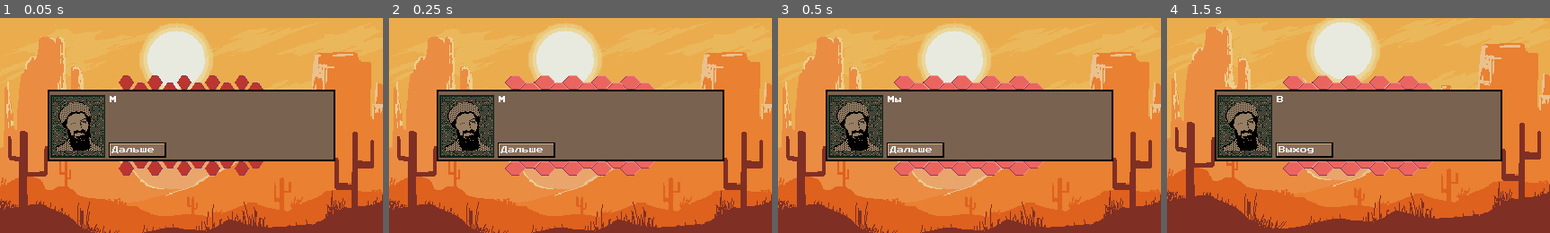
Above: before the commit, frames 1-4 (left to right).
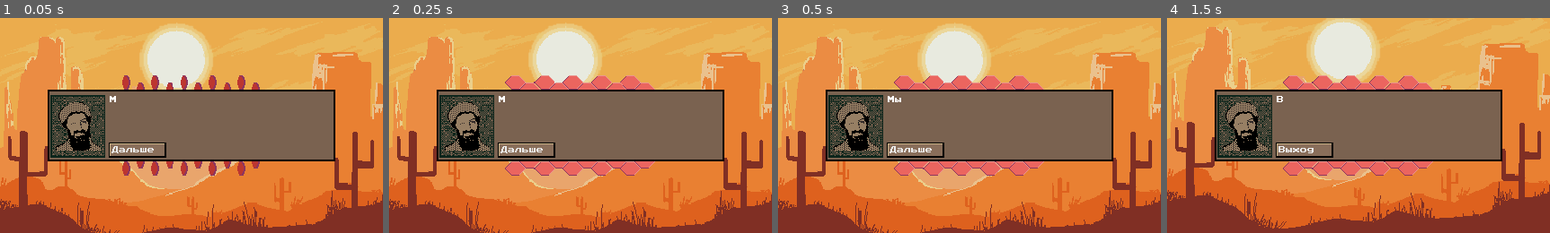
Above: after the commit, the same moments.

Repository: vitalya-dev/Frank
Game: Godot game, scene res://Scenes/Level_4/Level_4.tscn
Two runs of this game, one before a commit and one after it. Both use one fixed random seed, a clock stepped at 60 frames per second and the inputs below. This scene is started directly instead of the project's main scene. Sound files missing from this copy of the repository are replaced by a short silence.
Inputs:
- Up to frame 1 (0.05 s): no input
- Up to frame 2 (0.25 s): no input
- Up to frame 3 (0.5 s): no input
- Up to frame 4 (1.5 s): click "Дальше" at 0.5 s; click "Дальше" at 1.25 s

The runs differ from the first frame. In frame 1, 1.5% of the frame differs, in the area x 30-69%, y 26-74%; in frame 2, nothing differs; in frame 3, nothing differs; in frame 4, nothing differs.

Commit message:
Complete.

Diff:
--- a/Scenes/Level_4/Level_4.gd
+++ b/Scenes/Level_4/Level_4.gd
@@ -27,7 +27,8 @@
 	"#Оператор.",
 	"$Оператор.",
 	"#Наверное то что произошло было важно.",
-	"#Ну что б я сдох если хоть что нибудь понял."
+	"#Ну что б я сдох если хоть что нибудь понял.",
+
 ]
 
 # Called when the node enters the scene tree for the first time.
--- a/Scenes/Shared/BaseLevel.gd
+++ b/Scenes/Shared/BaseLevel.gd
@@ -1,7 +1,7 @@
 extends Control
 
 # Declare member variables here. Examples
-export(int) var scores_in_sec = 5
+export(int) var scores_in_sec = 7
 export(int) var mines = 5
 export (int) var bg_frame = 0
 
--- a/Scenes/Shared/Tile.tscn
+++ b/Scenes/Shared/Tile.tscn
@@ -3,6 +3,30 @@
 [ext_resource path="res://Scenes/Shared/Tile.gd" type="Script" id=1]
 [ext_resource path="res://Assets/Graphics/tile.png" type="Texture" id=2]
 [ext_resource path="res://Assets/Fonts/PressStart2P-vaV7.ttf" type="DynamicFontData" id=3]
+
+[sub_resource type="AtlasTexture" id=13]
+atlas = ExtResource( 2 )
+region = Rect2( 115, 0, 23, 16 )
+
+[sub_resource type="AtlasTexture" id=14]
+atlas = ExtResource( 2 )
+region = Rect2( 92, 0, 23, 16 )
+
+[sub_resource type="AtlasTexture" id=15]
+atlas = ExtResource( 2 )
+region = Rect2( 69, 0, 23, 16 )
+
+[sub_resource type="AtlasTexture" id=16]
+atlas = ExtResource( 2 )
+region = Rect2( 46, 0, 23, 16 )
+
+[sub_resource type="AtlasTexture" id=17]
+atlas = ExtResource( 2 )
+region = Rect2( 23, 0, 23, 16 )
+
+[sub_resource type="AtlasTexture" id=18]
+atlas = ExtResource( 2 )
+region = Rect2( 0, 0, 23, 16 )
 
 [sub_resource type="AtlasTexture" id=1]
 atlas = ExtResource( 2 )
@@ -52,46 +76,22 @@
 atlas = ExtResource( 2 )
 region = Rect2( 115, 0, 23, 16 )
 
-[sub_resource type="AtlasTexture" id=13]
-atlas = ExtResource( 2 )
-region = Rect2( 115, 0, 23, 16 )
-
-[sub_resource type="AtlasTexture" id=14]
-atlas = ExtResource( 2 )
-region = Rect2( 92, 0, 23, 16 )
-
-[sub_resource type="AtlasTexture" id=15]
-atlas = ExtResource( 2 )
-region = Rect2( 69, 0, 23, 16 )
-
-[sub_resource type="AtlasTexture" id=16]
-atlas = ExtResource( 2 )
-region = Rect2( 46, 0, 23, 16 )
-
-[sub_resource type="AtlasTexture" id=17]
-atlas = ExtResource( 2 )
-region = Rect2( 23, 0, 23, 16 )
-
-[sub_resource type="AtlasTexture" id=18]
-atlas = ExtResource( 2 )
-region = Rect2( 0, 0, 23, 16 )
-
 [sub_resource type="SpriteFrames" id=19]
 animations = [ {
+"frames": [ SubResource( 13 ), SubResource( 14 ), SubResource( 15 ), SubResource( 16 ), SubResource( 17 ), SubResource( 18 ) ],
+"loop": false,
+"name": "Close",
+"speed": 40.0
+}, {
 "frames": [ SubResource( 1 ), SubResource( 2 ), SubResource( 3 ), SubResource( 4 ), SubResource( 5 ), SubResource( 6 ) ],
 "loop": false,
 "name": "Open",
-"speed": 30.0
+"speed": 40.0
 }, {
 "frames": [ SubResource( 7 ), SubResource( 7 ), SubResource( 8 ), SubResource( 9 ), SubResource( 10 ), SubResource( 11 ), SubResource( 12 ), SubResource( 12 ), SubResource( 11 ), SubResource( 10 ), SubResource( 9 ), SubResource( 8 ) ],
 "loop": true,
 "name": "Swing",
-"speed": 30.0
-}, {
-"frames": [ SubResource( 13 ), SubResource( 14 ), SubResource( 15 ), SubResource( 16 ), SubResource( 17 ), SubResource( 18 ) ],
-"loop": false,
-"name": "Close",
-"speed": 30.0
+"speed": 40.0
 } ]
 
 [sub_resource type="DynamicFont" id=20]
Not shown, added: Build/Frank.zip
